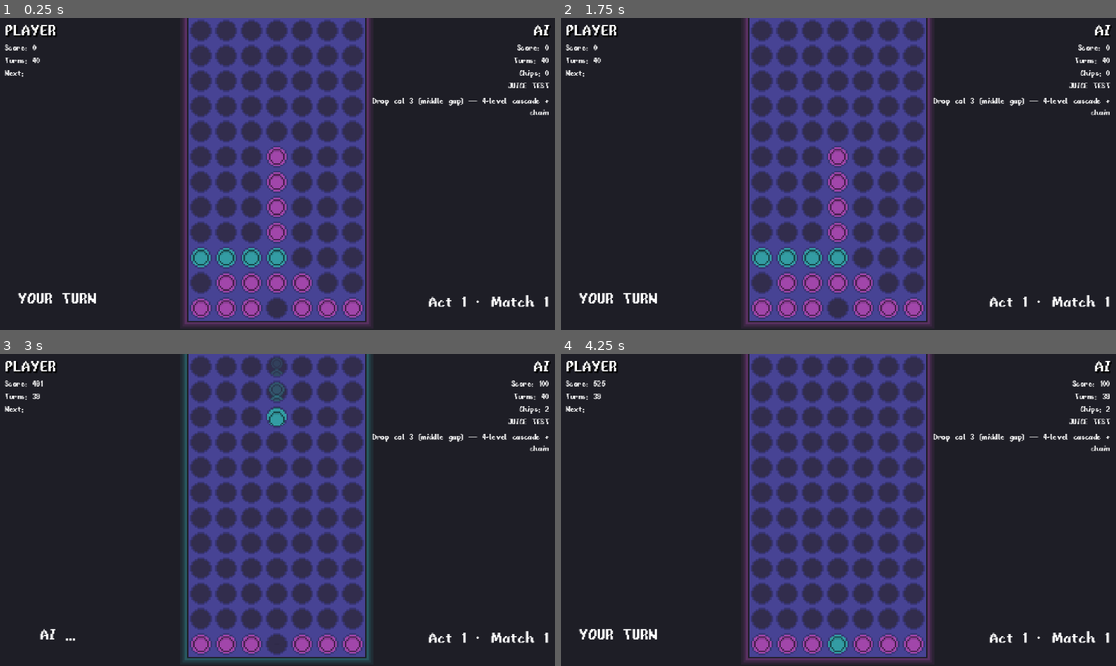
Above: before the commit, frames 1-4 (two rows, left to right).
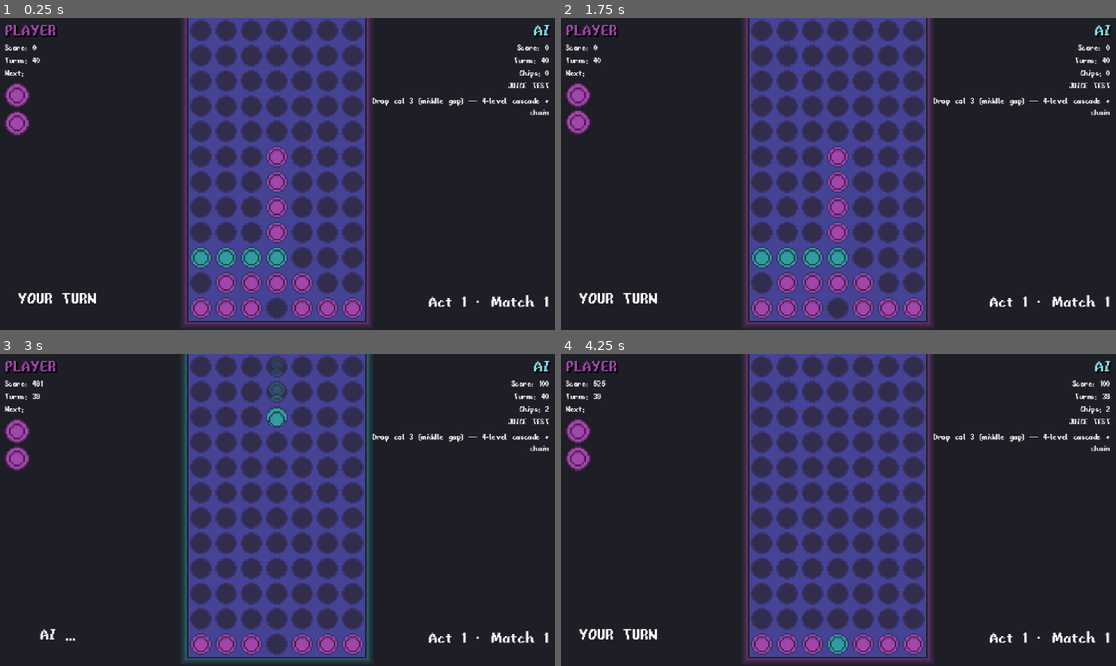
Above: after the commit, the same moments.

Repository: Huffmanz/plummet
Game: Godot game, scene res://scenes/tests/juice_test.tscn
Two runs of this game, one before a commit and one after it. Both use one fixed random seed, a clock stepped at 60 frames per second and the inputs below. The project has no main scene, so this scene is started directly.
Inputs (mouse positions are in pixels of both pictures, inside the frame that each line leads up to):
- Up to frame 1 (0.25 s): no input
- Up to frame 2 (1.75 s): tap Enter at 0.5 s; move the mouse to (960, 158) at 0.52 s; tap R at 0.6 s; click (960, 158) at 0.67 s; move the mouse to (727, 189) at 1.27 s; tap M at 1.35 s; click (727, 189) at 1.42 s
- Up to frame 3 (3 s): move the mouse to (333, 441) at 2.02 s; tap T at 2.1 s; click (333, 441) at 2.17 s; move the mouse to (249, 572) at 2.77 s; tap R at 2.85 s; click (249, 572) at 2.92 s
- Up to frame 4 (4.25 s): move the mouse to (1005, 556) at 3.52 s; tap M at 3.6 s; click (1005, 556) at 3.67 s

The runs differ from the first frame. In frame 1, 0.8% of the frame differs, in the area x 0-99%, y 2-38%; in frame 2, 0.8%; in frame 3, 0.8%; in frame 4, 0.8%.

Commit message:
feat: implement piece bag + modifier system (feature 05)
Adds PieceBag (7-slot cycling queue), ModifierResolver (all 6 modifiers:
Heavy, Magnet, Anchor, Echo, Volatile, Catalyst), and an on_pre_gravity
hook in CascadeLoop for Anchor's gravity exemption. GameBoard wired to
draw pieces from bag and display the next 2 in queue.

Diff:
--- a/scenes/game/game_board.tscn
+++ b/scenes/game/game_board.tscn
@@ -53,6 +53,7 @@
 [node name="PlayerTitle" type="Label" parent="MarginContainer/LeftPanel" unique_id=1080029853]
 unique_name_in_owner = true
 layout_mode = 2
+theme_override_colors/font_color = Color(0.6313726, 0.27450982, 0.6666667, 1)
 theme_override_colors/font_shadow_color = Color(0, 0, 0, 1)
 theme_override_constants/shadow_offset_x = 1
 theme_override_constants/shadow_offset_y = 1
@@ -95,6 +96,7 @@
 [node name="AITitle" type="Label" parent="MarginContainer/RightPanel" unique_id=1216232477]
 unique_name_in_owner = true
 layout_mode = 2
+theme_override_colors/font_color = Color(0.52156866, 0.8745098, 0.92156863, 1)
 theme_override_colors/font_shadow_color = Color(0, 0, 0, 1)
 theme_override_constants/shadow_offset_x = 1
 theme_override_constants/shadow_offset_y = 1
--- a/scripts/board/cascade_loop.gd
+++ b/scripts/board/cascade_loop.gd
@@ -1,11 +1,13 @@
 class_name CascadeLoop extends RefCounted
 
 # Hooks called at specific points in the loop for modifier resolution (feature 05).
-# on_land:    func(board: BoardEngine) — after piece lands, before first clear check
-# on_clear:   func(board: BoardEngine, runs: Array[MatchedRun]) — after detection, before removal
-# on_gravity: func(board: BoardEngine) — after gravity settles each round
+# on_land:        func(board: BoardEngine) — after piece lands, before first clear check
+# on_clear:       func(board: BoardEngine, runs: Array[MatchedRun]) — after detection, before removal
+# on_pre_gravity: func(board: BoardEngine) — after remove_clears, before apply_gravity (Anchor save)
+# on_gravity:     func(board: BoardEngine) — after gravity settles each round (Anchor restore, Echo drop)
 var _on_land_hooks: Array[Callable] = []
 var _on_clear_hooks: Array[Callable] = []
+var _on_pre_gravity_hooks: Array[Callable] = []
 var _on_gravity_hooks: Array[Callable] = []
 
 
@@ -15,6 +17,10 @@
 
 func register_on_clear(hook: Callable) -> void:
 	_on_clear_hooks.append(hook)
+
+
+func register_on_pre_gravity(hook: Callable) -> void:
+	_on_pre_gravity_hooks.append(hook)
 
 
 func register_on_gravity(hook: Callable) -> void:
@@ -53,6 +59,8 @@
 				ai_cleared = true
 
 		board.remove_clears(runs)
+
+		_fire(_on_pre_gravity_hooks, [board])
 		board.apply_gravity()
 
 		_fire(_on_gravity_hooks, [board])
--- /dev/null
+++ b/scripts/board/modifier_resolver.gd
@@ -0,0 +1,165 @@
+class_name ModifierResolver extends RefCounted
+
+var _last_col: int = -1
+var _last_row: int = -1
+var _last_piece: Piece = null
+var _catalyst_active: bool = false
+var _echo_pending: Array = []
+var _anchor_saves: Array = []
+
+
+func set_landed(col: int, row: int, piece: Piece) -> void:
+	_last_col = col
+	_last_row = row
+	_last_piece = piece
+
+
+# Landing effects: Heavy, Magnet, Catalyst. Catalyst sets flag for next drop.
+func on_land(board: BoardEngine) -> void:
+	if _last_piece == null:
+		return
+	var was_catalyst := _catalyst_active
+	_catalyst_active = false
+	var fire_count := 2 if was_catalyst else 1
+	for _i in fire_count:
+		for mod: String in _last_piece.modifiers:
+			match mod:
+				"Heavy":
+					_apply_heavy(board)
+				"Magnet":
+					_apply_magnet(board)
+				"Catalyst":
+					_catalyst_active = true
+
+
+# Clear effects: Echo queues a copy; Volatile removes orthogonal neighbors.
+func on_clear(board: BoardEngine, runs: Array[MatchedRun]) -> void:
+	for run in runs:
+		for cell_pos: Vector2i in run.cells:
+			var piece: Piece = board.get_cell(cell_pos.x, cell_pos.y)
+			if piece == null or piece.owner != Piece.Owner.PLAYER:
+				continue
+			for mod: String in piece.modifiers:
+				match mod:
+					"Echo":
+						var echo_col := _find_echo_target(board)
+						if echo_col >= 0:
+							_echo_pending.append({col = echo_col, piece = Piece.new(Piece.Owner.PLAYER)})
+					"Volatile":
+						_apply_volatile(board, cell_pos)
+
+
+# Save anchor pieces before gravity so they won't be compacted downward.
+func on_pre_gravity(board: BoardEngine) -> void:
+	_anchor_saves.clear()
+	for c in BoardEngine.COLS:
+		for r in BoardEngine.ROWS:
+			var piece: Piece = board.get_cell(c, r)
+			if piece != null and "Anchor" in piece.modifiers:
+				_anchor_saves.append({col = c, row = r, piece = piece})
+				board.set_cell(c, r, null)
+
+
+# Restore anchors at their original rows; drop queued echo copies.
+func on_gravity(board: BoardEngine) -> void:
+	for save in _anchor_saves:
+		_restore_anchor(board, save.col, save.row, save.piece)
+	_anchor_saves.clear()
+	for echo in _echo_pending:
+		var target_col: int = echo.col
+		if not board.is_column_full(target_col):
+			board.drop_piece(target_col, echo.piece)
+	_echo_pending.clear()
+
+
+func _restore_anchor(board: BoardEngine, col: int, row: int, piece: Piece) -> void:
+	if board.get_cell(col, row) == null:
+		board.set_cell(col, row, piece)
+		return
+	# A falling piece landed in the anchor's cell — push pieces up to make room.
+	var top := row
+	while top < BoardEngine.ROWS and board.get_cell(col, top) != null:
+		top += 1
+	if top >= BoardEngine.ROWS:
+		return  # column full, anchor is lost (extreme edge case)
+	var r := top
+	while r > row:
+		board.set_cell(col, r, board.get_cell(col, r - 1))
+		r -= 1
+	board.set_cell(col, row, piece)
+
+
+func _apply_heavy(board: BoardEngine) -> void:
+	if _last_col < 0 or _last_row <= 0:
+		return
+	var below_row := _last_row - 1
+	var target: Piece = board.get_cell(_last_col, below_row)
+	if target == null:
+		return
+	var dest_row := below_row - 1
+	if dest_row < 0:
+		return
+	if board.get_cell(_last_col, dest_row) != null:
+		return
+	board.set_cell(_last_col, dest_row, target)
+	board.set_cell(_last_col, below_row, null)
+
+
+# Scans left and right for the closest player piece at distance >= 2,
+# then slides it one step toward the magnet's column.
+func _apply_magnet(board: BoardEngine) -> void:
+	if _last_col < 0 or _last_row < 0:
+		return
+	var row := _last_row
+	var best_col := -1
+	var best_dist := BoardEngine.COLS + 1
+	for c in range(_last_col - 2, -1, -1):
+		var p: Piece = board.get_cell(c, row)
+		if p != null:
+			if p.owner == Piece.Owner.PLAYER:
+				var dist := _last_col - c
+				if dist < best_dist:
+					best_dist = dist
+					best_col = c
+			break
+	for c in range(_last_col + 2, BoardEngine.COLS):
+		var p: Piece = board.get_cell(c, row)
+		if p != null:
+			if p.owner == Piece.Owner.PLAYER:
+				var dist := c - _last_col
+				if dist < best_dist:
+					best_dist = dist
+					best_col = c
+			break
+	if best_col < 0:
+		return
+	var slide_dir: int = signi(_last_col - best_col)
+	var new_col: int = best_col + slide_dir
+	if board.get_cell(new_col, row) != null:
+		return
+	board.set_cell(new_col, row, board.get_cell(best_col, row))
+	board.set_cell(best_col, row, null)
+
+
+func _apply_volatile(board: BoardEngine, cell_pos: Vector2i) -> void:
+	var dirs: Array[Vector2i] = [Vector2i(0, 1), Vector2i(0, -1), Vector2i(1, 0), Vector2i(-1, 0)]
+	for dir in dirs:
+		var nc := cell_pos + dir
+		if nc.x < 0 or nc.x >= BoardEngine.COLS or nc.y < 0 or nc.y >= BoardEngine.ROWS:
+			continue
+		board.set_cell(nc.x, nc.y, null)
+
+
+func _find_echo_target(board: BoardEngine) -> int:
+	var max_count := 0
+	var best_col := -1
+	for c in BoardEngine.COLS:
+		var count := 0
+		for r in BoardEngine.ROWS:
+			var p: Piece = board.get_cell(c, r)
+			if p != null and p.owner == Piece.Owner.AI:
+				count += 1
+		if count > max_count:
+			max_count = count
+			best_col = c
+	return best_col
--- /dev/null
+++ b/scripts/board/piece_bag.gd
@@ -0,0 +1,30 @@
+class_name PieceBag extends RefCounted
+
+const BAG_SIZE: int = 7
+
+var _pieces: Array[Piece] = []
+var _index: int = 0
+
+
+func _init(p_owner: Piece.Owner) -> void:
+	for i in BAG_SIZE:
+		_pieces.append(Piece.new(p_owner))
+
+
+func current() -> Piece:
+	return _pieces[_index]
+
+
+func peek(offset: int) -> Piece:
+	return _pieces[(_index + offset) % BAG_SIZE]
+
+
+func get_queue_pieces(count: int) -> Array:
+	var result: Array = []
+	for i in count:
+		result.append(peek(i + 1))
+	return result
+
+
+func advance() -> void:
+	_index = (_index + 1) % BAG_SIZE
--- a/scripts/visual/game_board.gd
+++ b/scripts/visual/game_board.gd
@@ -36,6 +36,8 @@
 var _cascade_loop: CascadeLoop
 var _ai: AIOpponent
 var _builder: RenderStateBuilder
+var _player_bag: PieceBag
+var _modifier_resolver: ModifierResolver
 var _match_active: bool = false
 var _animating: bool = false
 var _prev_shake: Vector2 = Vector2.ZERO
@@ -128,6 +130,8 @@
 	_cascade_loop = CascadeLoop.new()
 	_ai = AIOpponent.new(0.1)
 	_builder = RenderStateBuilder.new()
+	_player_bag = PieceBag.new(Piece.Owner.PLAYER)
+	_modifier_resolver = ModifierResolver.new()
 	_match_active = true
 	_animating = false
 	_chip_count = 0
@@ -153,7 +157,7 @@
 func _build_state() -> RenderState:
 	return _builder.build(
 		_board, _score_tracker, _turn_manager,
-		[], [], [], false,
+		_player_bag.get_queue_pieces(2), [], [], false,
 		1, 1, "The Stoic", "No gimmick",
 		_chip_count, _animating
 	)
@@ -168,14 +172,17 @@
 	_ghost_canvas.queue_redraw()
 
 	# Player turn — drop and animate
-	var p_piece := Piece.new(Piece.Owner.PLAYER)
+	var p_piece: Piece = _player_bag.current()
+	_player_bag.advance()
 	var gf := _state.gravity_flipped if _state != null else false
 	var landing_row := _board.get_landing_row(col)
 	_board.drop_piece(col, p_piece)
+	_modifier_resolver.set_landed(col, landing_row, p_piece)
 	await _anim_layer.play_drop(col, landing_row, CellState.Occupant.PLAYER, gf)
 	_check_col_fill_flash(col)
 	if _is_block_move(col, landing_row, Piece.Owner.PLAYER):
 		_spawn_blocked_popup(col, landing_row, gf)
+	_modifier_resolver.on_land(_board)
 	_state = _build_state()
 	_refresh_all()
 
@@ -297,6 +304,8 @@
 
 		var gf := _state.gravity_flipped if _state != null else false
 
+		_modifier_resolver.on_clear(board, runs)
+
 		# Animate each run individually — pop score then sweep clear before moving to next
 		for run in runs:
 			var run_owner := Piece.Owner.PLAYER if run.owner == Piece.Owner.PLAYER else Piece.Owner.AI
@@ -324,7 +333,9 @@
 			await get_tree().create_timer(pause_clear).timeout
 
 		var pre_grav_state := _state
+		_modifier_resolver.on_pre_gravity(board)
 		board.apply_gravity()
+		_modifier_resolver.on_gravity(board)
 		_state = _build_state()
 
 		var grav_moves: Array = _compute_gravity_moves(pre_grav_state, _state)
Not shown, added: scripts/board/modifier_resolver.gd.uid
Not shown, added: scripts/board/piece_bag.gd.uid
